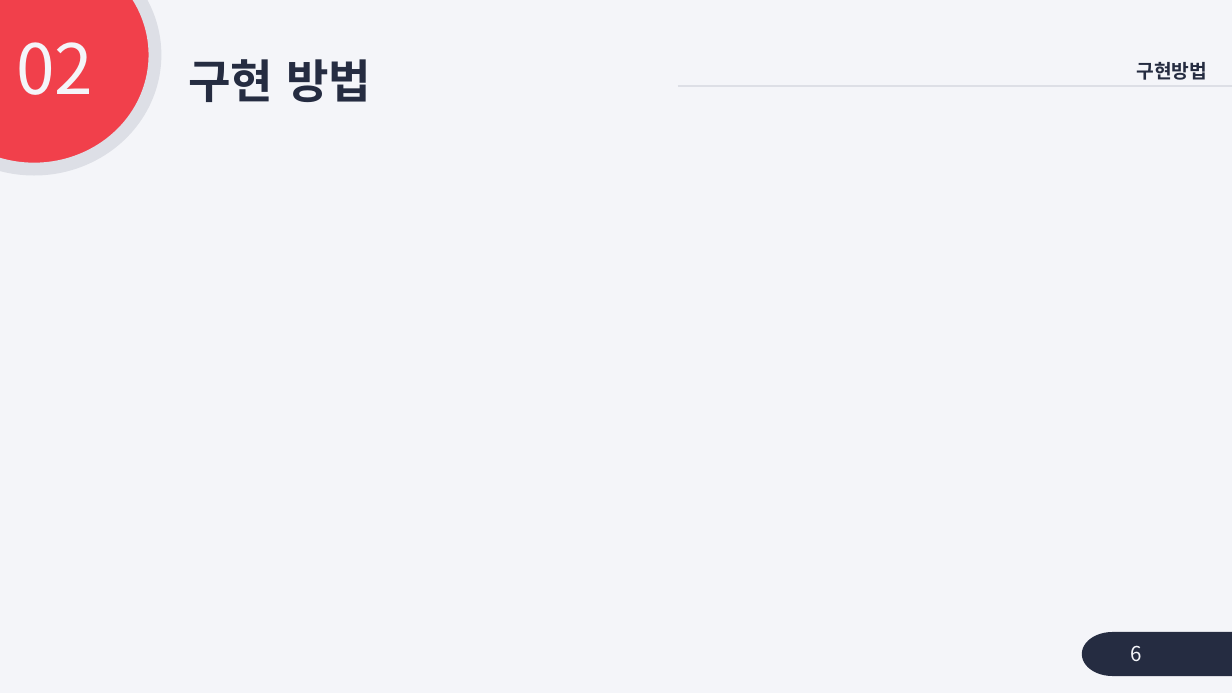
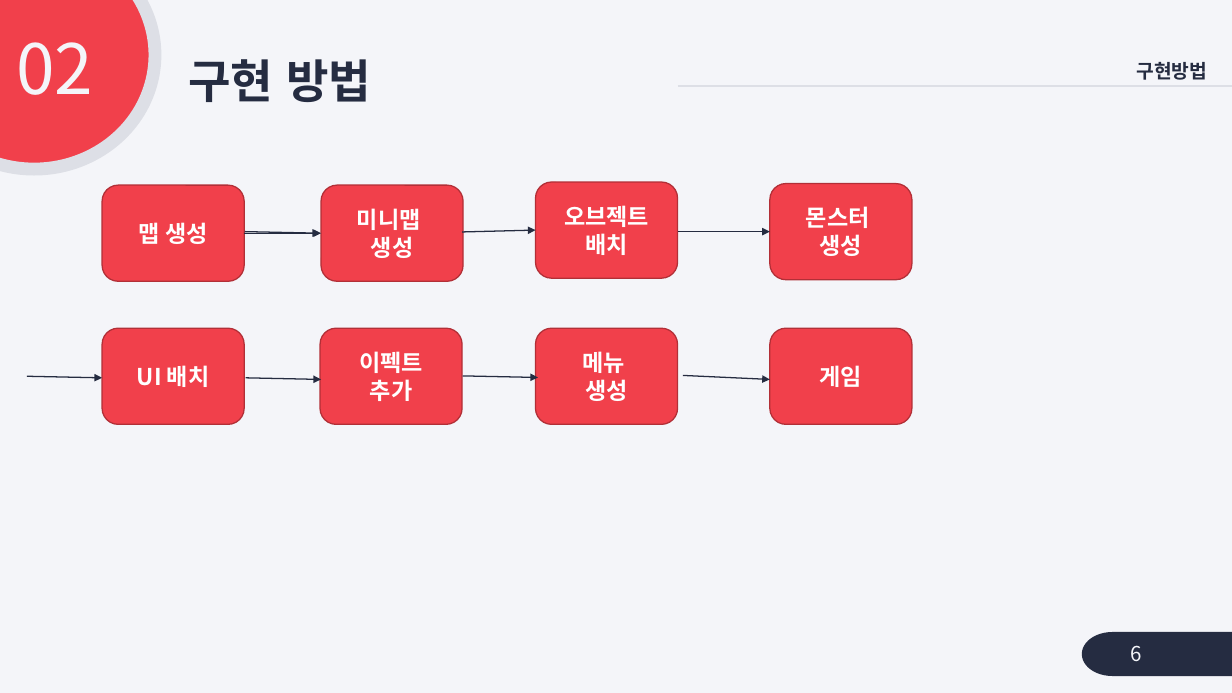
Before and after one commit to jymin0/Survival_Game, a slide deck: slide 7 of 최종 발표 자료.pptx. Drawn at 1232x693 pixels with LibreOffice and Linux fonts; fonts in the diff are those of the drawing. Boxes give left, top, right and bottom in pixels: in the first picture for what was removed or moved away, otherwise in the second. Text is boxed around its words. In the diff, an @@ line names an element or a change of style, - is before the commit and + after.

```diff
--- a/최종 발표 자료.pptx
+++ b/최종 발표 자료.pptx
@@ rounded rectangle added at (103,185,245,281), fill #F1404B, outline #B22F37 1 pt, 18 pt, text #FFFFFF, bold @@
+맵 생성
@@ rounded rectangle added at (321,185,463,281), fill #F1404B, outline #B22F37 1 pt, 18 pt, text #FFFFFF, bold @@
+미니맵
+생성
@@ rounded rectangle added at (536,182,678,278), fill #F1404B, outline #B22F37 1 pt, 18 pt, text #FFFFFF, bold @@
+오브젝트
+배치
@@ rounded rectangle added at (770,184,912,280), fill #F1404B, outline #B22F37 1 pt, 18 pt, text #FFFFFF, bold @@
+몬스터
+생성
@@ arrow added from (244, 233) to (321, 233), #252C41 1 pt @@
@@ arrow added from (245, 232) to (320, 233), #252C41 1 pt @@
@@ arrow added from (462, 232) to (536, 230), #252C41 1 pt @@
@@ arrow added from (678, 232) to (770, 232), #252C41 1 pt @@
@@ rounded rectangle added at (103,328,245,424), fill #F1404B, outline #B22F37 1 pt, 18 pt, text #FFFFFF, bold @@
+UI 배치
@@ rounded rectangle added at (320,328,462,424), fill #F1404B, outline #B22F37 1 pt, 18 pt, text #FFFFFF, bold @@
+이펙트
+추가
@@ rounded rectangle added at (536,328,678,424), fill #F1404B, outline #B22F37 1 pt, 18 pt, text #FFFFFF, bold @@
+메뉴
+생성
@@ rounded rectangle added at (770,328,912,424), fill #F1404B, outline #B22F37 1 pt, 18 pt, text #FFFFFF, bold @@
+게임
@@ arrow added from (27, 376) to (103, 378), #252C41 1 pt @@
@@ arrow added from (246, 378) to (321, 380), #252C41 1 pt @@
@@ arrow added from (463, 376) to (538, 378), #252C41 1 pt @@
@@ arrow added from (683, 375) to (770, 380), #252C41 1 pt @@
```
Also in this commit, not shown: 5 other slides changed, 1 slide added, 2 slides removed.
